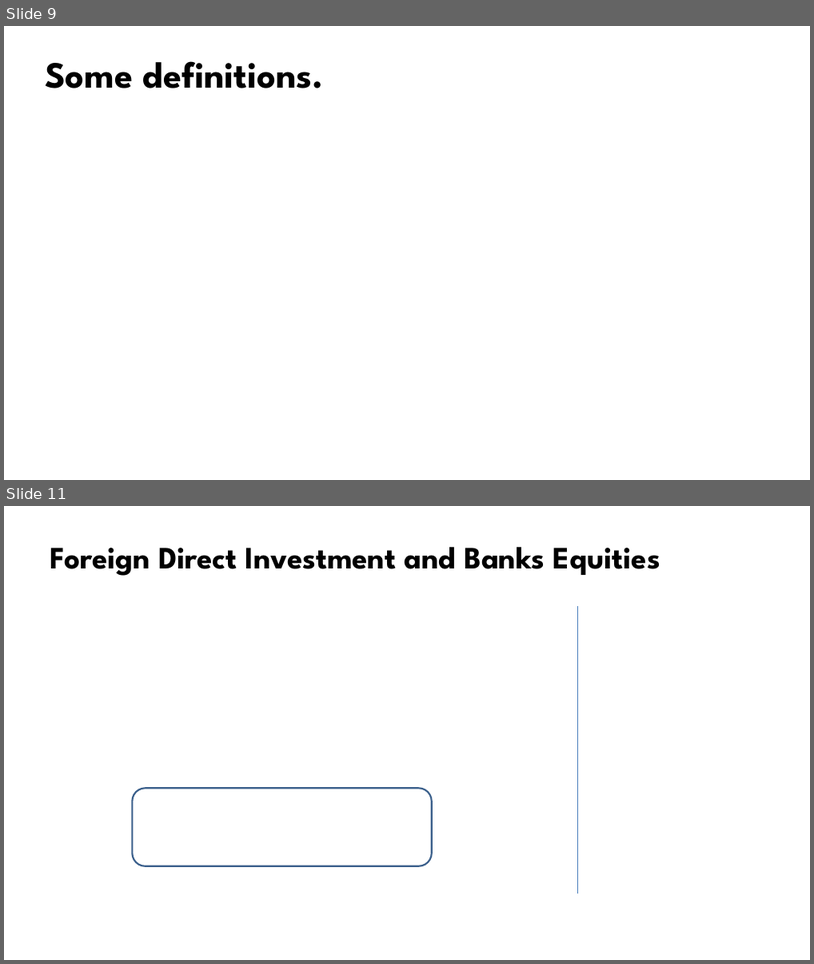
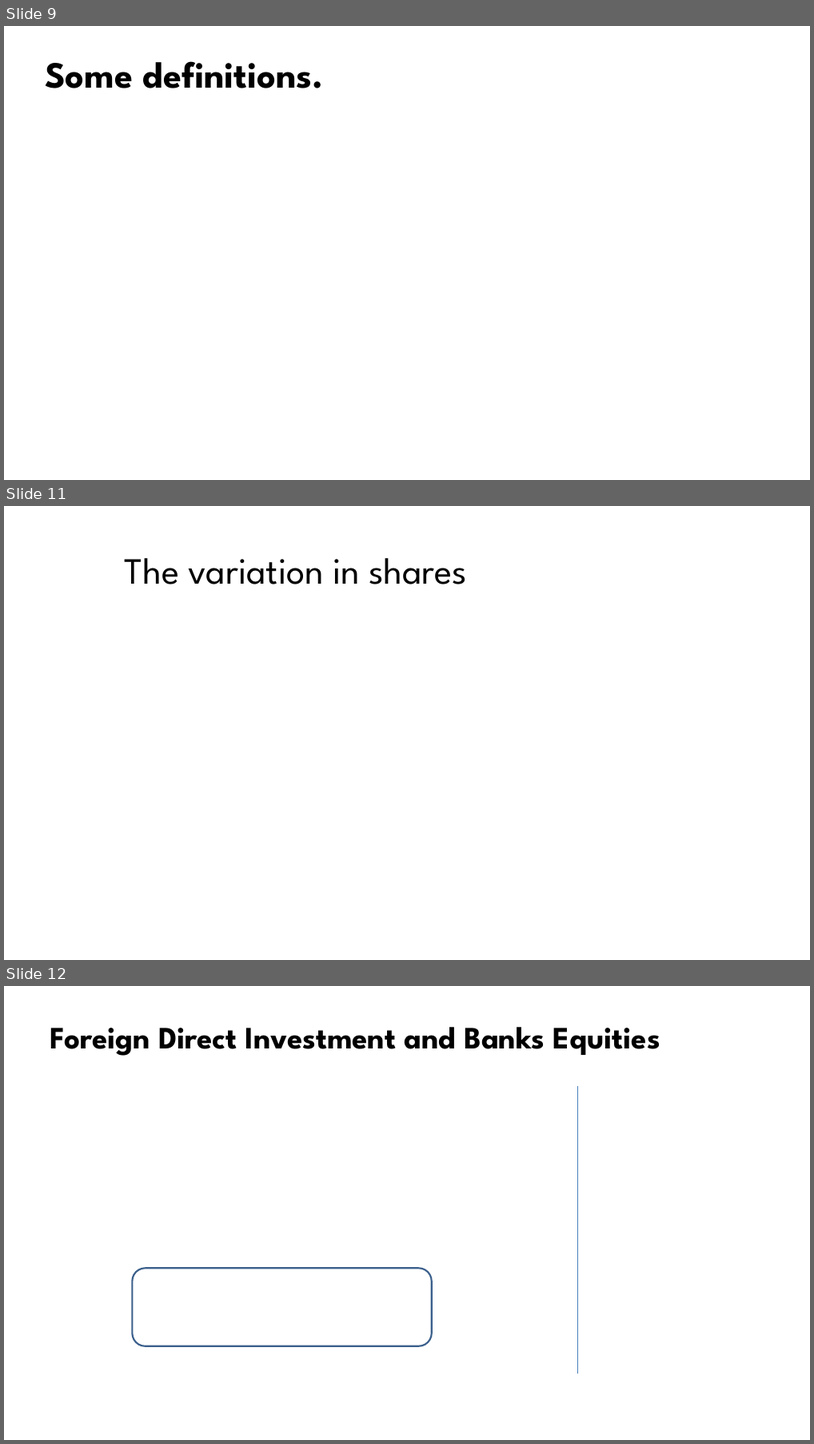
Before and after one commit to jhanandrade/AFD-Project, a slide deck: Documentos/Presentación 24 de Noviembre de 2020.pptx. Shown one above the other, each under a label of ours: slides 9 and 11 before the commit, slides 9, 11 and 12 after it; the slides between them are not shown. The pictures are 814x964 and 814x1444 pixels, drawn with LibreOffice and Linux fonts; fonts in the diff are those of the drawing; grey boxes stand for pictures; background and template pictures are left out. Boxes give left, top, right and bottom in pixels: in the first picture for what was removed or moved away, otherwise in the second. Text is boxed around its words. In the diff, an @@ line names an element or a change of style, - is before the commit and + after.

```diff
--- a/Documentos/Presentación 24 de Noviembre de 2020.pptx
+++ b/Documentos/Presentación 24 de Noviembre de 2020.pptx
@@ slide 11 added at (4,506,810,960), background #FFFFFF @@
@@ title added at (125,558,467,584), 44 pt, text #000000 @@
+The variation in shares
@@ what was slide 11 is now slide 12 @@
```
Also in this commit, not shown: 1 slide changed, 3 other files.
